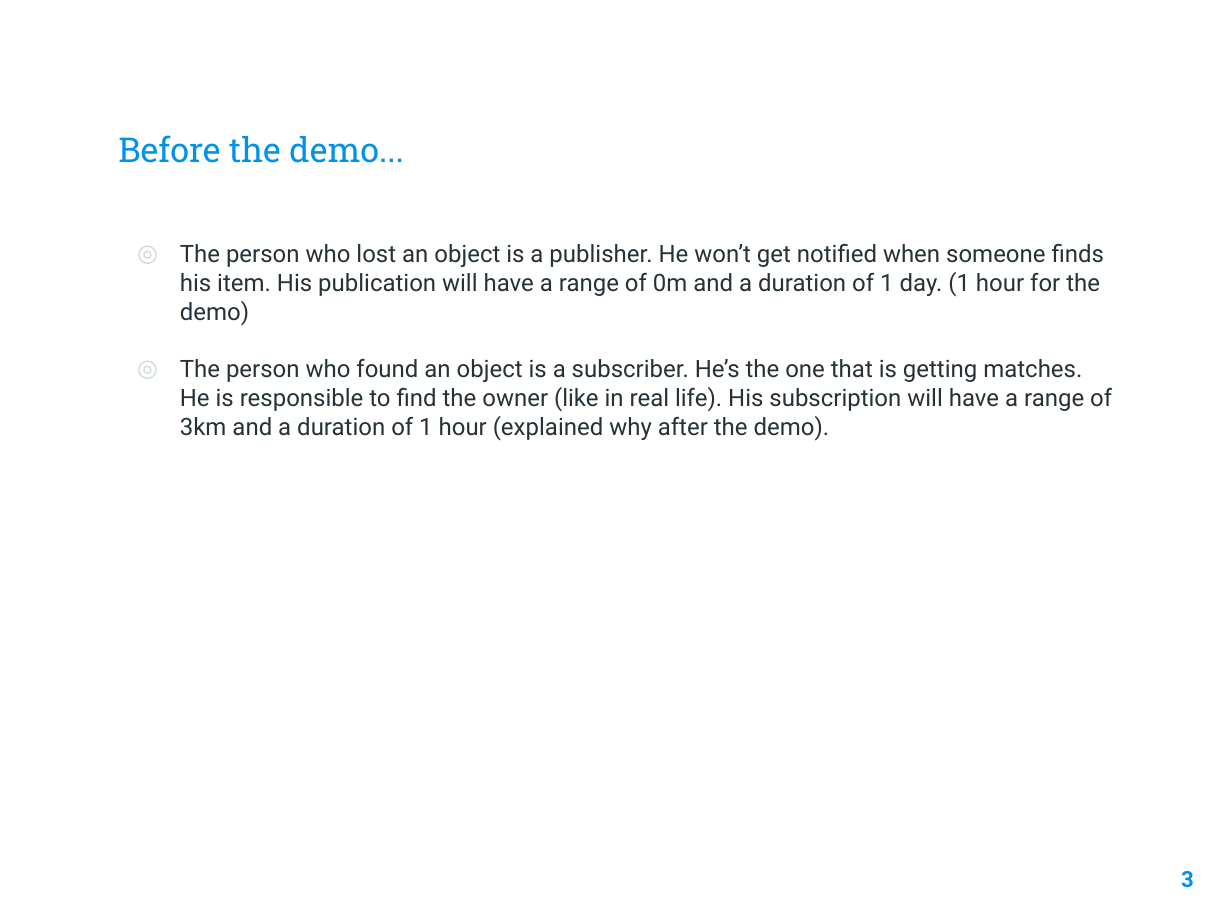
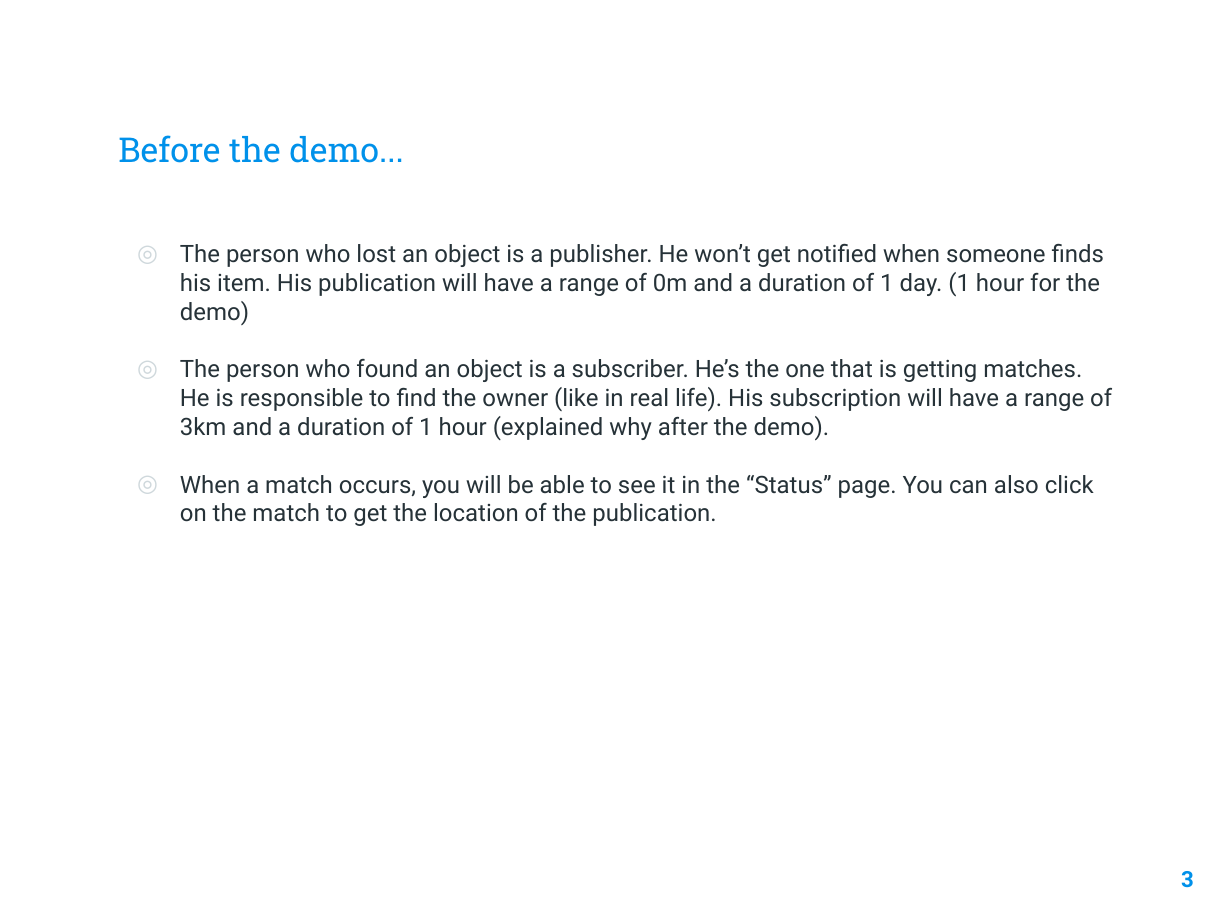
Before and after one commit to hkeopras/Lost-Found, a slide deck: slide 3 of Phase 2/Slides.pptx. Drawn at 1232x924 pixels with LibreOffice and Linux fonts; fonts in the diff are those of the drawing; background and template pictures are left out. Boxes give left, top, right and bottom in pixels: in the first picture for what was removed or moved away, otherwise in the second. Text is boxed around its words. In the diff, an @@ line names an element or a change of style, - is before the commit and + after.

Commit message:
Updated slides

```diff
--- a/Phase 2/Slides.pptx
+++ b/Phase 2/Slides.pptx
@@ text at [180, 475, 1094, 526]: paragraph added @@
+◎ When a match occurs, you will be able to see it in the “Status” page. You can also click on the match to get the location of the publication.
```
Also in this commit, not shown: 1 slide added, 2 slides removed.
